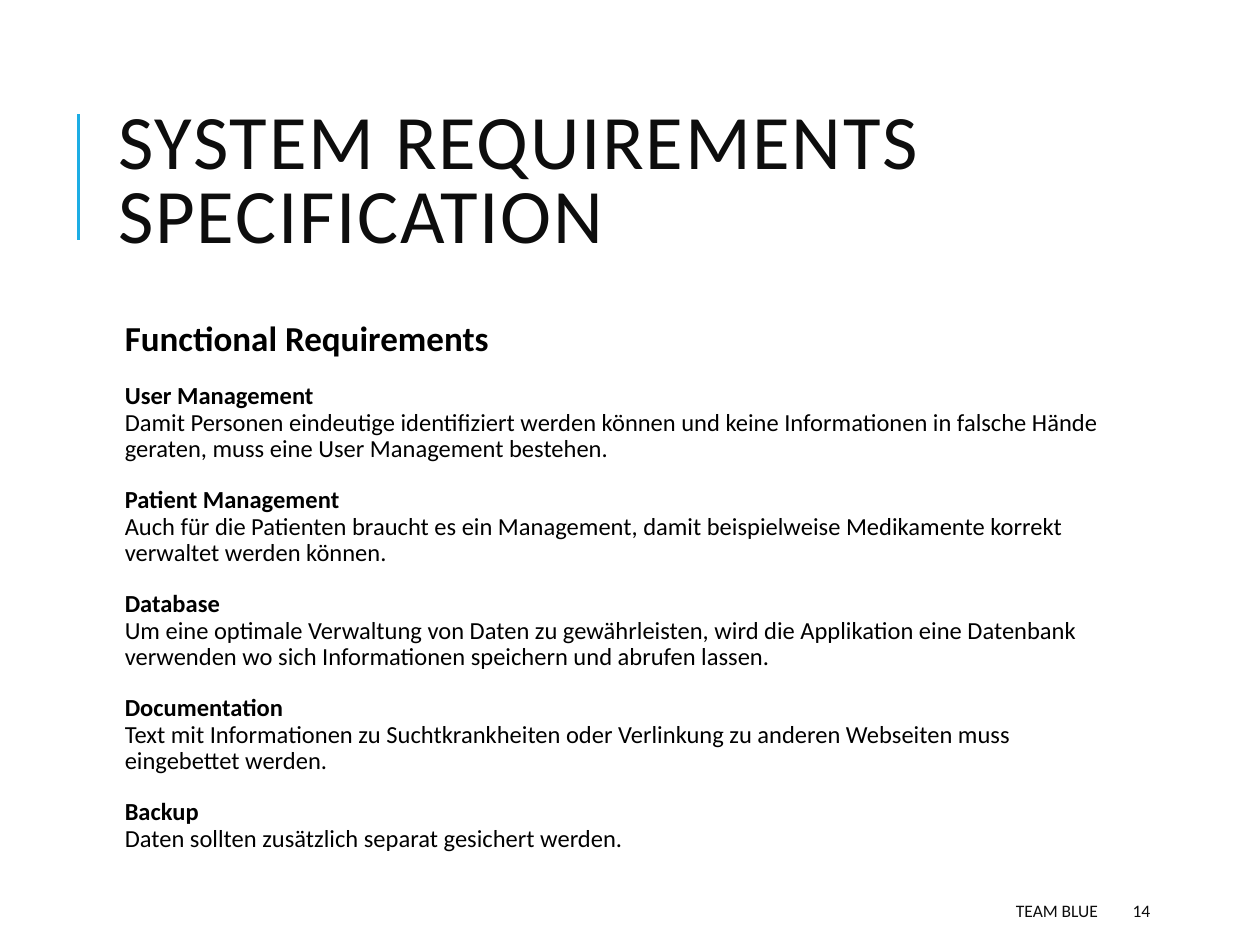
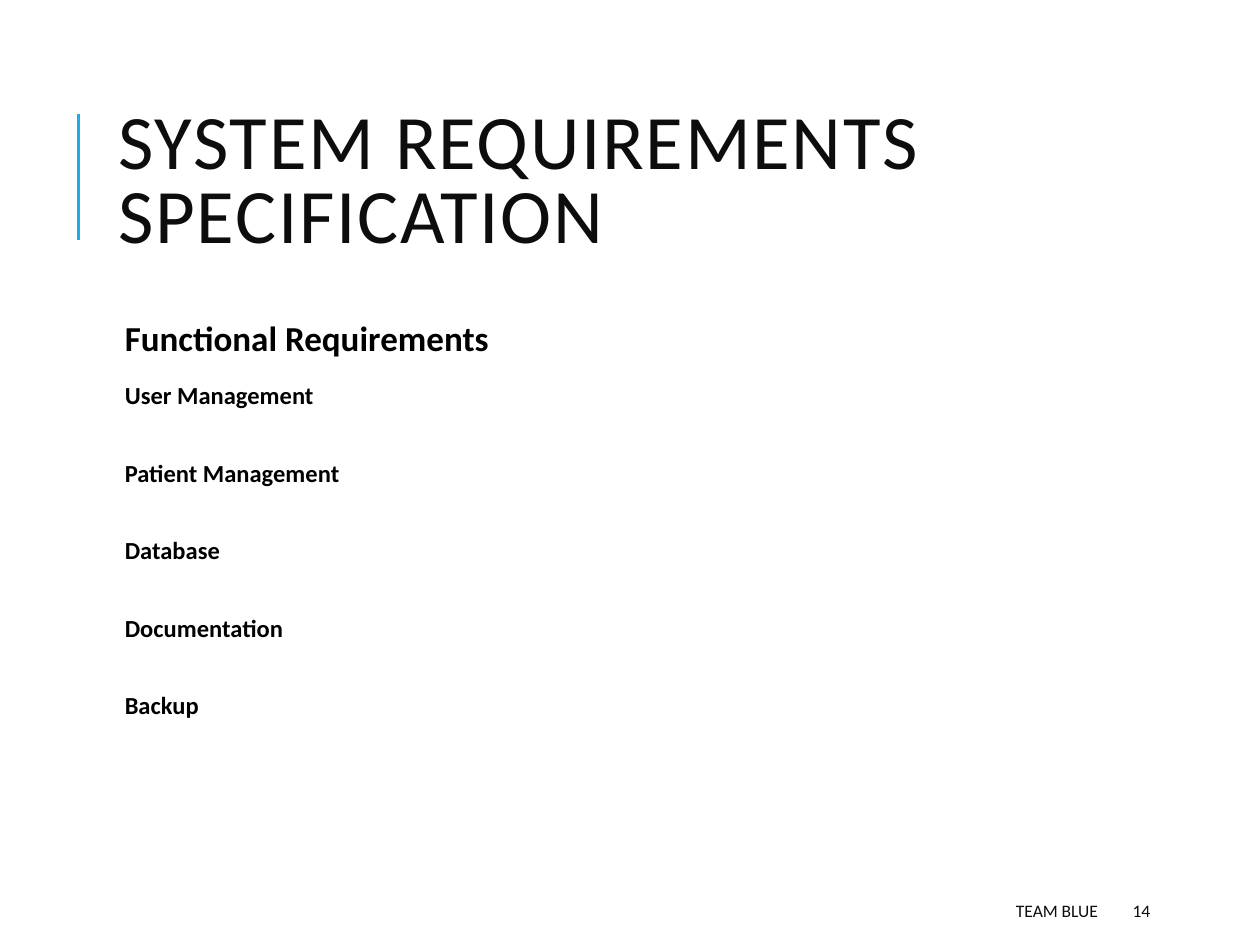
Before and after one commit to Hyferion/ch.bfh.bti7081.s2018.blue, a slide deck: slide 14 of Docs/task02/Task 2.pptx. Drawn at 1260x945 pixels with LibreOffice and Linux fonts; fonts in the diff are those of the drawing. Boxes give left, top, right and bottom in pixels: in the first picture for what was removed or moved away, otherwise in the second. Text is boxed around its words. In the diff, an @@ line names an element or a change of style, - is before the commit and + after.

```diff
--- a/Docs/task02/Task 2.pptx
+++ b/Docs/task02/Task 2.pptx
@@ text at <box>125,388,339,718</box>: text changed; bold on @@
-  User Management
-  Damit Personen eindeutige identifiziert werden können und keine Informationen in falsche Hände geraten, muss eine User Management bestehen.
-  Patient Management
-  Auch für die Patienten braucht es ein Management, damit beispielweise Medikamente korrekt verwaltet werden können.
-  Database
-  Um eine optimale Verwaltung von Daten zu gewährleisten, wird die Applikation eine Datenbank verwenden wo sich Informationen speichern und abrufen lassen.
-  Documentation
-  Text mit Informationen zu Suchtkrankheiten oder Verlinkung zu anderen Webseiten muss eingebettet werden.
-  Backup
-  Daten sollten zusätzlich separat gesichert werden.
+  User Management
+  Patient Management
+  Database
+  Documentation
+  Backup
```
Also in this commit, not shown: 1 other slide changed.
